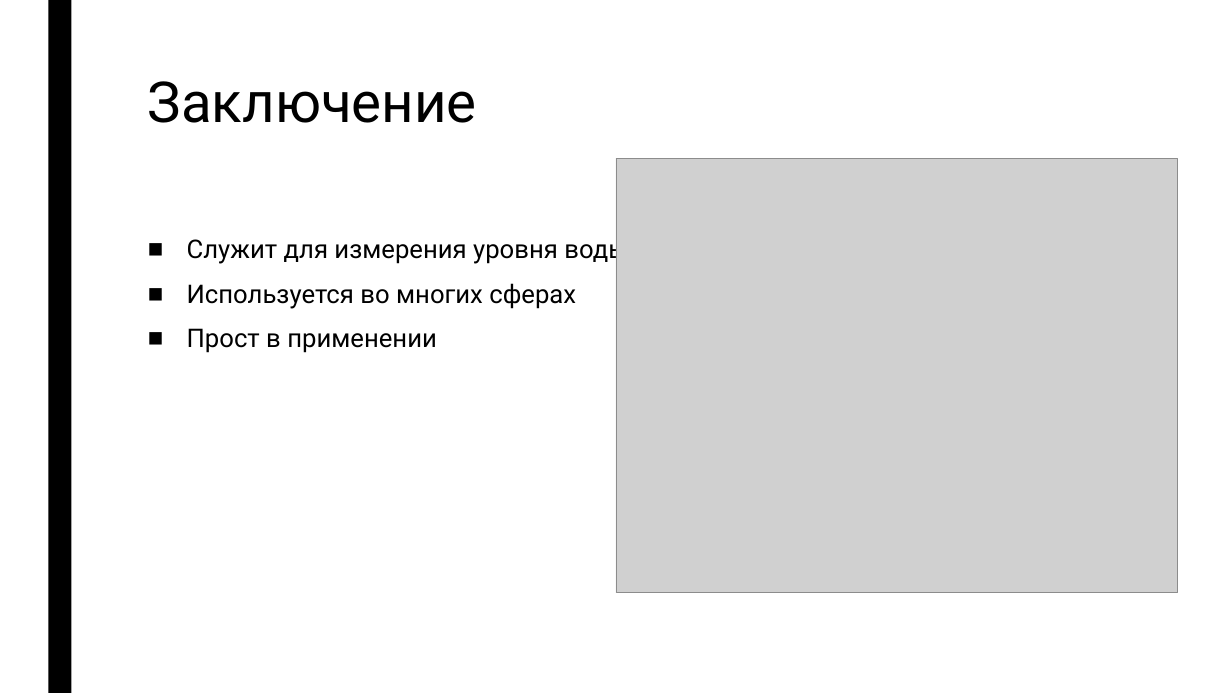
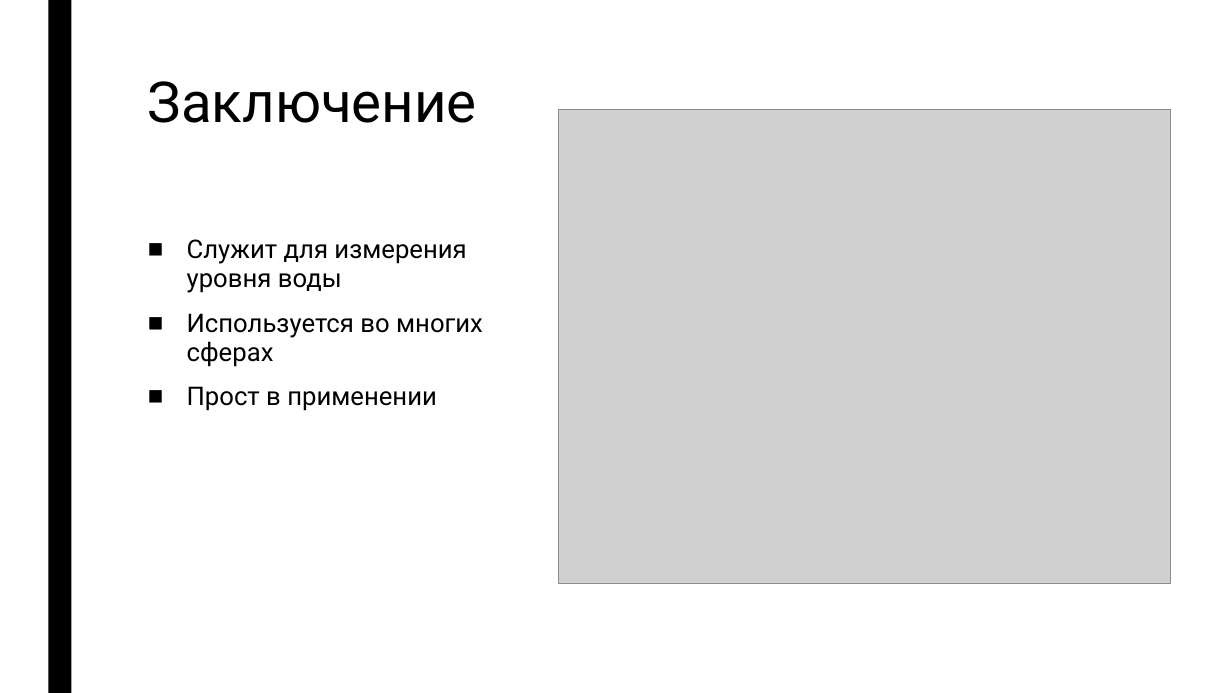
Before and after one commit to DevilishSasuke/microprocessors, a slide deck: slide 9 of report/WaterLevelSensor.pptx. Drawn at 1232x693 pixels with LibreOffice and Linux fonts; fonts in the diff are those of the drawing; grey boxes stand for pictures. Boxes give left, top, right and bottom in pixels: in the first picture for what was removed or moved away, otherwise in the second. Text is boxed around its words. In the diff, an @@ line names an element or a change of style, - is before the commit and + after.

Commit message:
small changes in presentation

```diff
--- a/report/WaterLevelSensor.pptx
+++ b/report/WaterLevelSensor.pptx
@@ picture: place and size @@
-picture at bbox=[616, 158, 1178, 593]
+picture at bbox=[559, 110, 1171, 584]
@@ text "Служит для измерения уровня воды" rewrapped from bbox=[187, 235, 628, 353] to bbox=[187, 239, 483, 411] @@
```
Also in this commit, not shown: 2 other slides changed.
